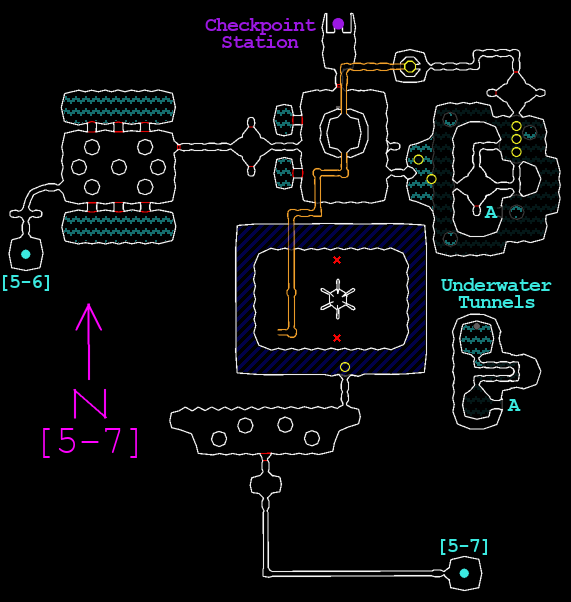
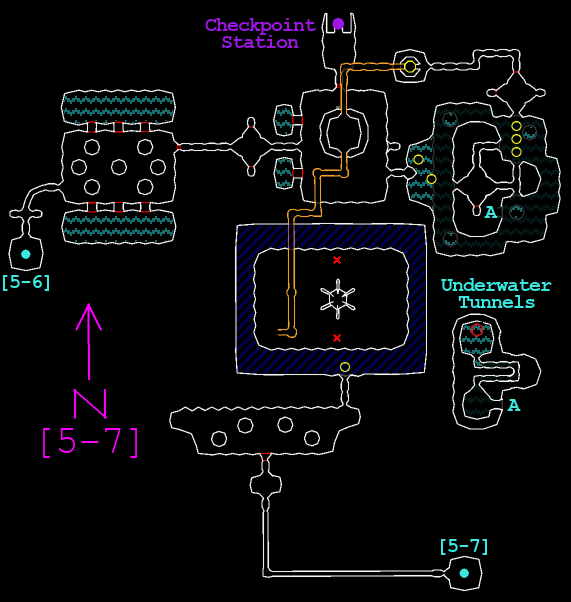
Layers edited between the first and the second 571 x 602 image:
added layer "red thing" above "Deep Water" over 470, 322, 484, 337
painted on "Shallow Water" over 473, 323, 480, 330
painted on "Map" over 471, 322, 484, 330
